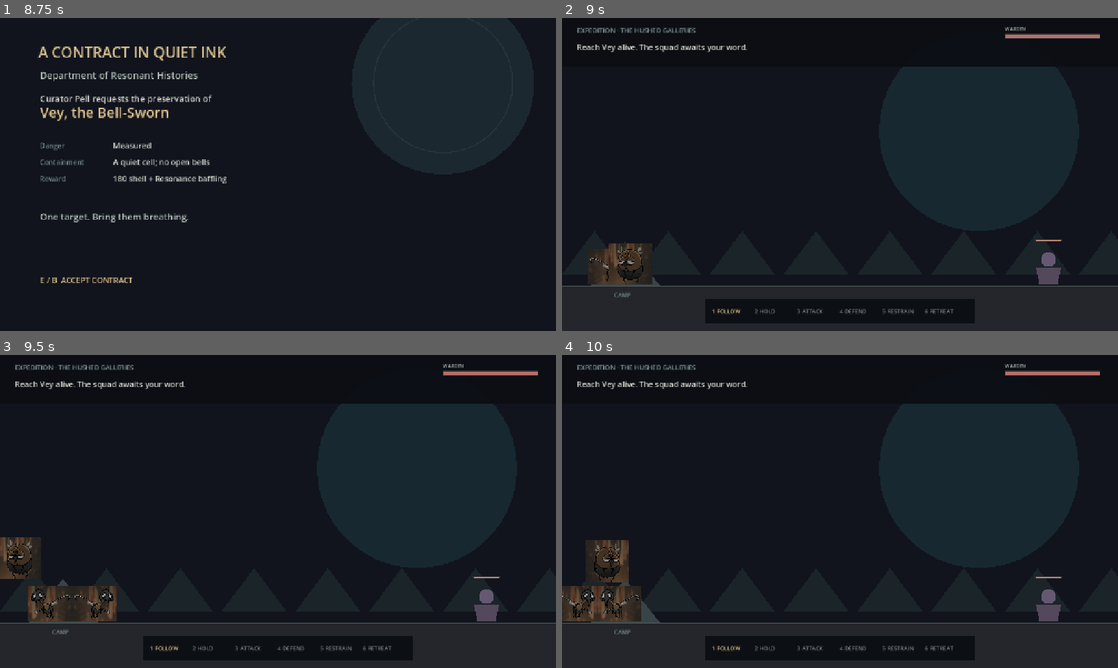
Above: before the commit, frames 1-4 (two rows, left to right).
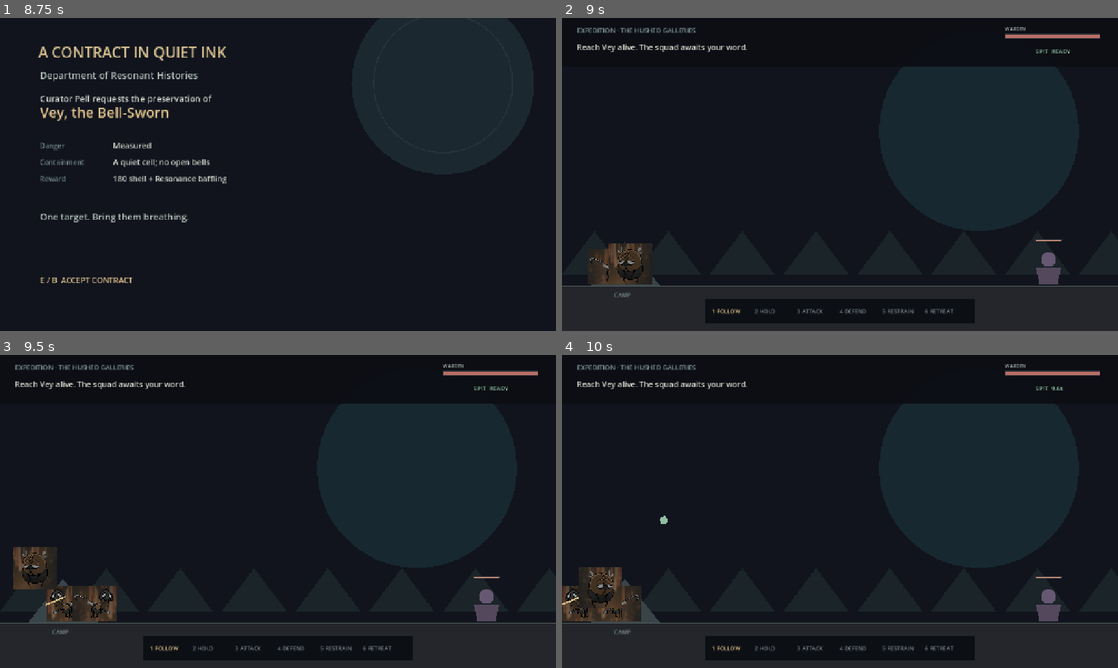
Above: after the commit, the same moments.

Repository: alexlenkoski/the-slab
Game: Godot game, scene res://scenes/main.tscn
Two runs of this game, one before a commit and one after it. Both use one fixed random seed, a clock stepped at 60 frames per second and the inputs below.
Inputs (mouse positions are in pixels of both pictures, inside the frame that each line leads up to):
- Up to frame 1 (8.75 s): tap Enter at 0.5, 2, 3.5 s; move the mouse to (400, 158) at 0.52 s; hold D (move_right) 0.53-1.28 s; tap J (attack) at 0.6, 2.3, 2.85, 4.55, 6.8 s; click (400, 158) at 0.67 s; tap Space (jump) at 0.77, 1.07, 1.25, 1.52, 1.55, 1.82, 2.1, 2.75, 3.02, 3.32, 3.77, 3.8, 4.07, 4.25, 4.52, 4.82, 6.02, 6.05, 6.32, 6.77, 7.07, 7.52, 7.82, 8.3 s; tap K (spit, bound only after the commit) at 0.8, 1.35, 3.05, 5.3, 7.55 s; move the mouse to (166, 190) at 1.27 s; hold A (move_left) 1.28-2.03 s; move the mouse to (333, 105) at 2.02 s; hold D (move_right) 2.03-3.53 s; move the mouse to (250, 237) at 2.77 s; click (250, 237) at 2.92 s; move the mouse to (444, 221) at 3.52 s; hold A (move_left) 3.53-5.78 s; tap 3 (command_attack) at 3.6 s; move the mouse to (111, 127) at 4.27 s; tap 4 (command_defend) at 4.35 s; move the mouse to (305, 174) at 5.02 s; tap 1 (command_follow) at 5.1 s; click (305, 174) at 5.17 s; move the mouse to (194, 96) at 5.77 s; hold D (move_right) 5.78-8.03 s; tap 2 (command_hold) at 5.85 s; move the mouse to (400, 158) at 6.52 s; tap 5 (command_restrain) at 6.6 s; move the mouse to (166, 190) at 7.27 s; tap 6 (command_retreat) at 7.35 s; click (166, 190) at 7.42 s; move the mouse to (333, 105) at 8.02 s; hold A (move_left) from 8.03 s (still down); tap Q (command_wheel) at 8.1 s
- Up to frame 2 (9 s): keep holding A (move_left); move the mouse to (812, 237) at 8.77 s; tap E (interact) at 8.85 s
- Up to frame 3 (9.5 s): keep holding A (move_left); tap Space (jump) at 9.02, 9.32 s; tap J (attack) at 9.05 s
- Up to frame 4 (10 s): move the mouse to (1006, 558) at 9.52 s; release A (move_left) at 9.53 s; hold D (move_right) from 9.53 s (still down); tap K (spit, bound only after the commit) at 9.6 s; click (1006, 558) at 9.67 s; tap Space (jump) at 9.77 s

Frame 1 is identical in both runs. In frame 2, less than 0.1% of the frame differs, in the area x 85-92%, y 10-12%; in frame 3, 1.7%, in the area x 0-92%, y 10-86%; in frame 4, 1.5%.

Commit message:
Implement Warden and needle guard combat

Diff:
--- a/scripts/game.gd
+++ b/scripts/game.gd
@@ -20,6 +20,19 @@
 const ESCORT_MINIMUM_LEAD := 55.0
 const VEY_ESCAPE_SPEED := 260.0
 const VEY_ESCAPE_EXIT_X := 1325.0
+const PUNCH_COOLDOWN := 0.5
+const PUNCH_MOVEMENT_LOCK := 0.16
+const PUNCH_RANGE := 105.0
+const PUNCH_DAMAGE := 16.0
+const SPIT_COOLDOWN := 10.0
+const SPIT_SPEED := Vector2(430.0, -310.0)
+const SPIT_GRAVITY := 900.0
+const SPIT_PUDDLE_LIFETIME := 6.0
+const SPIT_PUDDLE_RADIUS := 58.0
+const DIRECT_SPIT_STUN := 3.0
+const NEEDLE_DAMAGE := 14.0
+const NEEDLE_RANGE := 76.0
+const NEEDLE_COOLDOWN := 0.9
 
 enum Phase { BRIEFING, EXPEDITION, SLAB, OUTCOME }
 enum Order { FOLLOW, HOLD, ATTACK, DEFEND, RESTRAIN, RETREAT }
@@ -32,10 +45,15 @@
 var order_names := ["FOLLOW", "HOLD", "ATTACK", "DEFEND", "RESTRAIN", "RETREAT"]
 var order_flash := 0.0
 var attack_cooldown := 0.0
+var movement_lock := 0.0
+var spit_cooldown := 0.0
+var punch_flash := 0.0
 var invulnerable := 0.0
-
-var target := {"pos": Vector2(2050, GROUND_Y), "health": 100.0, "max_health": 100.0, "captured": false, "stun": 0.0}
-var scout := {"pos": Vector2(1120, GROUND_Y), "health": 48.0, "captured": false, "active": true, "stun": 0.0}
+var spit_projectiles: Array[Dictionary] = []
+var spit_puddles: Array[Dictionary] = []
+
+var target := {"pos": Vector2(2050, GROUND_Y), "health": 100.0, "max_health": 100.0, "captured": false, "stun": 0.0, "size": 2.0, "puddle_stun": 0.0}
+var scout := {"pos": Vector2(1120, GROUND_Y), "health": 48.0, "captured": false, "active": true, "stun": 0.0, "size": 1.0, "puddle_stun": 0.0}
 var capture_progress := 0.0
 var camp_progress := 0.0
 var expedition_message := "Reach Vey alive. The squad awaits your word."
@@ -81,6 +99,8 @@
 	_bind_button("jump", JOY_BUTTON_A)
 	_bind_key("attack", KEY_J)
 	_bind_button("attack", JOY_BUTTON_X)
+	_bind_key("spit", KEY_K)
+	_bind_button("spit", JOY_BUTTON_Y)
 	_bind_key("interact", KEY_E)
 	_bind_button("interact", JOY_BUTTON_B)
 	_bind_key("command_wheel", KEY_Q)
@@ -120,14 +140,17 @@
 
 func _reset_squad() -> void:
 	squad = [
-		{"pos": Vector2(115, GROUND_Y), "role": "WARD", "health": 70.0, "hold_x": 115.0, "facing": 1.0},
-		{"pos": Vector2(85, GROUND_Y), "role": "BINDER", "health": 65.0, "hold_x": 85.0, "facing": 1.0}
+		{"pos": Vector2(115, GROUND_Y), "role": "NEEDLE", "health": 70.0, "hold_x": 115.0, "facing": 1.0, "attack_cooldown": 0.0, "attack_flash": 0.0},
+		{"pos": Vector2(85, GROUND_Y), "role": "BINDER", "health": 65.0, "hold_x": 85.0, "facing": 1.0, "attack_cooldown": 0.0, "attack_flash": 0.0}
 	]
 
 
 func _process(delta: float) -> void:
 	elapsed += delta
 	attack_cooldown = maxf(0.0, attack_cooldown - delta)
+	movement_lock = maxf(0.0, movement_lock - delta)
+	spit_cooldown = maxf(0.0, spit_cooldown - delta)
+	punch_flash = maxf(0.0, punch_flash - delta)
 	invulnerable = maxf(0.0, invulnerable - delta)
 	order_flash = maxf(0.0, order_flash - delta)
 
@@ -175,10 +198,13 @@
 
 func _move_player(delta: float, left_bound: float, right_bound: float) -> void:
 	var axis := Input.get_axis("move_left", "move_right")
-	player.vel.x = move_toward(player.vel.x, axis * PLAYER_SPEED, 1700.0 * delta)
-	if absf(axis) > 0.1:
+	if movement_lock > 0.0:
+		player.vel.x = 0.0
+	else:
+		player.vel.x = move_toward(player.vel.x, axis * PLAYER_SPEED, 1700.0 * delta)
+	if movement_lock <= 0.0 and absf(axis) > 0.1:
 		player.facing = signf(axis)
-	if Input.is_action_just_pressed("jump") and player.pos.y >= GROUND_Y - 0.5:
+	if movement_lock <= 0.0 and Input.is_action_just_pressed("jump") and player.pos.y >= GROUND_Y - 0.5:
 		player.vel.y = -JUMP_SPEED
 	player.vel.y += GRAVITY * delta
 	player.pos += player.vel * delta
@@ -191,15 +217,18 @@
 func _update_expedition(delta: float) -> void:
 	_move_player(delta, 45.0, WORLD_END)
 	_read_orders()
+	_update_spit(delta, [target, scout])
 	_update_squad(delta)
 	_update_enemy(target, delta, true)
 	if scout.active:
 		_update_enemy(scout, delta, false)
 
 	if Input.is_action_just_pressed("attack") and attack_cooldown <= 0.0:
-		attack_cooldown = 0.32
-		_player_strike(target, 16.0)
-		if scout.active: _player_strike(scout, 19.0)
+		_start_punch()
+		_player_strike(target, PUNCH_DAMAGE)
+		if scout.active: _player_strike(scout, PUNCH_DAMAGE)
+	if Input.is_action_just_pressed("spit") and spit_cooldown <= 0.0:
+		_fire_spit()
 
 	if scout.active and scout.health <= 1.0 and player.pos.distance_to(scout.pos) < 90.0:
 		expedition_message = "The scout yields. Press E to take them into custody."
@@ -247,15 +276,80 @@
 
 
 func _player_strike(enemy: Dictionary, damage: float) -> void:
-	if enemy.captured or player.pos.distance_to(enemy.pos) > 105.0:
+	if enemy.captured or player.pos.distance_to(enemy.pos) > PUNCH_RANGE:
 		return
 	if signf(enemy.pos.x - player.pos.x) != player.facing and absf(enemy.pos.x - player.pos.x) > 28.0:
 		return
 	enemy.health = maxf(1.0, enemy.health - damage)
 	enemy.stun = 0.28
+	var knockback := 10.0 if float(enemy.get("size", 1.0)) > 1.0 else 22.0
+	enemy.pos.x += player.facing * knockback
 	# Contract targets are never killed by continued attacks.
 	if enemy == target and enemy.health <= 1.0:
 		expedition_message = "Vey is incapacitated. Further violence only burdens the journey."
+
+
+func _start_punch() -> void:
+	attack_cooldown = PUNCH_COOLDOWN
+	movement_lock = PUNCH_MOVEMENT_LOCK
+	punch_flash = PUNCH_MOVEMENT_LOCK
+	player.vel.x = 0.0
+	if player.pos.y < GROUND_Y - 0.5:
+		player.vel.y = maxf(player.vel.y, 480.0)
+
+
+func _fire_spit() -> void:
+	spit_cooldown = SPIT_COOLDOWN
+	movement_lock = PUNCH_MOVEMENT_LOCK
+	player.vel.x = 0.0
+	spit_projectiles.append({
+		"pos": player.pos + Vector2(player.facing * 28.0, -55.0),
+		"vel": Vector2(SPIT_SPEED.x * player.facing, SPIT_SPEED.y)
+	})
+
+
+func _update_spit(delta: float, enemies: Array = [target, scout]) -> void:
+	for index in range(spit_projectiles.size() - 1, -1, -1):
+		var projectile := spit_projectiles[index]
+		projectile.vel.y += SPIT_GRAVITY * delta
+		projectile.pos += projectile.vel * delta
+		var hit_enemy := false
+		for enemy in enemies:
+			if not bool(enemy.get("active", true)) or bool(enemy.get("captured", false)) or float(enemy.get("health", 0.0)) <= 0.0:
+				continue
+			var center: Vector2 = enemy.pos + Vector2(0.0, -34.0)
+			if projectile.pos.distance_to(center) <= 34.0:
+				enemy.stun = DIRECT_SPIT_STUN
+				enemy.puddle_stun = 0.0
+				hit_enemy = true
+				break
+		if hit_enemy:
+			spit_projectiles.remove_at(index)
+		elif projectile.pos.y >= GROUND_Y:
+			spit_puddles.append({"x": projectile.pos.x, "lifetime": SPIT_PUDDLE_LIFETIME})
+			spit_projectiles.remove_at(index)
+
+	for index in range(spit_puddles.size() - 1, -1, -1):
+		spit_puddles[index].lifetime -= delta
+		if spit_puddles[index].lifetime <= 0.0:
+			spit_puddles.remove_at(index)
+
+	for enemy in enemies:
+		if not bool(enemy.get("active", true)) or bool(enemy.get("captured", false)) or float(enemy.get("health", 0.0)) <= 0.0:
+			continue
+		var in_puddle := false
+		for puddle in spit_puddles:
+			if absf(enemy.pos.x - float(puddle.x)) <= SPIT_PUDDLE_RADIUS:
+				in_puddle = true
+				break
+		var stun_time := 1.8 if float(enemy.get("size", 1.0)) > 1.0 else 0.8
+		if in_puddle:
+			enemy.puddle_stun = minf(stun_time, float(enemy.puddle_stun) + delta)
+			if enemy.puddle_stun >= stun_time:
+				enemy.stun = DIRECT_SPIT_STUN
+				enemy.puddle_stun = 0.0
+		else:
+			enemy.puddle_stun = maxf(0.0, float(enemy.puddle_stun) - delta * 0.5)
 
 
 func _update_enemy(enemy: Dictionary, delta: float, is_target: bool) -> void:
@@ -283,6 +377,8 @@
 func _update_squad(delta: float) -> void:
 	for index in squad.size():
 		var member := squad[index]
+		member.attack_cooldown = maxf(0.0, float(member.attack_cooldown) - delta)
+		member.attack_flash = maxf(0.0, float(member.attack_flash) - delta)
 		if member.health <= 0.0:
 			continue
 		var destination: float = member.pos.x
@@ -307,9 +403,26 @@
 		if absf(destination - member.pos.x) > 0.5:
 			member.facing = signf(destination - member.pos.x)
 		member.pos.x = move_toward(member.pos.x, destination, 215.0 * delta)
-		if order == Order.ATTACK and absf(member.pos.x - target.pos.x) < 70.0 and target.health > 35.0:
-			target.health = maxf(1.0, target.health - 10.0 * delta)
-			target.stun = 0.08
+		if order == Order.ATTACK and member.role == "NEEDLE" and not target.captured:
+			member.facing = signf(target.pos.x - member.pos.x)
+			if absf(member.pos.x - target.pos.x) <= NEEDLE_RANGE and member.attack_cooldown <= 0.0:
+				_needle_guard_attack(member)
+
+
+func _needle_guard_attack(member: Dictionary) -> void:
+	member.attack_cooldown = NEEDLE_COOLDOWN
+	member.attack_flash = 0.18
+	# The swing is aimed at the commanded target but cleaves every enemy in its
+	# forward attack area. It deliberately applies no knockback.
+	for enemy in [target, scout]:
+		if enemy == scout and not scout.active:
+			continue
+		if enemy.captured:
+			continue
+		var offset: float = enemy.pos.x - member.pos.x
+		if absf(offset) <= NEEDLE_RANGE and (signf(offset) == member.facing or absf(offset) < 24.0):
+			enemy.health = maxf(1.0, float(enemy.health) - NEEDLE_DAMAGE)
+			enemy.stun = maxf(float(enemy.stun), 0.1)
 
 
 func _limit_prisoner_to_forward_guard(proposed_position: Vector2) -> Vector2:
@@ -340,11 +453,16 @@
 
 func _update_slab(delta: float) -> void:
 	_move_player(delta, 45.0, 1215.0)
+	_update_spit(delta, raiders)
 	if Input.is_action_just_pressed("attack") and attack_cooldown <= 0.0:
-		attack_cooldown = 0.32
+		_start_punch()
 		for raider in raiders:
-			if raider.health > 0.0 and player.pos.distance_to(raider.pos) < 105.0:
+			var offset: float = raider.pos.x - player.pos.x
+			if raider.health > 0.0 and player.pos.distance_to(raider.pos) < PUNCH_RANGE and (signf(offset) == player.facing or absf(offset) < 28.0):
 				raider.health -= 24.0
+				raider.pos.x += player.facing * 22.0
+	if Input.is_action_just_pressed("spit") and spit_cooldown <= 0.0:
+		_fire_spit()
 
 	if not emergency_started:
 		_update_slab_stations()
@@ -392,7 +510,7 @@
 	emergency_started = true
 	var count := 4 - (1 if scout.captured else 0)
 	for index in count:
-		raiders.append({"pos": Vector2(1160 + index * 36, GROUND_Y), "health": 42.0, "hit": 0.0})
+		raiders.append({"pos": Vector2(1160 + index * 36, GROUND_Y), "health": 42.0, "hit": 0.0, "stun": 0.0, "size": 1.0, "puddle_stun": 0.0})
 	slab_message = "The Mourning Choir breaches the east hall. Protect the living—and the prisoner."
 
 
@@ -406,6 +524,9 @@
 		if raider.health <= 0.0:
 			continue
 		living += 1
+		raider.stun = maxf(0.0, float(raider.stun) - delta)
+		if raider.stun > 0.0:
+			continue
 		raider.hit = maxf(0.0, raider.hit - delta)
 		var destination: float = player.pos.x
 		if cell_guards < 2:
@@ -525,11 +646,16 @@
 		draw_polygon(PackedVector2Array([Vector2(x-cam, GROUND_Y), Vector2(x+75-cam, GROUND_Y-height), Vector2(x+150-cam, GROUND_Y)]), PackedColorArray([Color("1b2429")]))
 	draw_rect(Rect2(0, GROUND_Y + 28, VIEW.x, 130), Color("24262b"))
 	draw_line(Vector2(0, GROUND_Y+27), Vector2(VIEW.x, GROUND_Y+27), Color("53605d"), 3)
+	for puddle in spit_puddles:
+		var puddle_pos := Vector2(float(puddle.x) - cam, GROUND_Y + 20.0)
+		draw_ellipse(puddle_pos, SPIT_PUDDLE_RADIUS, 10.0, Color(0.49, 0.68, 0.58, 0.68))
+	for projectile in spit_projectiles:
+		draw_circle(projectile.pos - Vector2(cam, 0.0), 9.0, Color("91bea3"))
 	_draw_camp(Vector2(145-cam, GROUND_Y))
 	if scout.active: _draw_enemy(scout.pos - Vector2(cam, 0), scout.health / 48.0, false)
 	_draw_enemy(target.pos - Vector2(cam, 0), target.health / target.max_health, true)
 	for member in squad:
-		_draw_squad_member(member.pos - Vector2(cam, 0), member.role, member.facing)
+		_draw_squad_member(member.pos - Vector2(cam, 0), member.role, member.facing, member.attack_flash)
 	_draw_warden(player.pos - Vector2(cam, 0))
 	_draw_hud("EXPEDITION · THE HUSHED GALLERIES", expedition_message)
 	_draw_order_bar()
@@ -544,6 +670,10 @@
 	for x in range(0, 1280, 128):
 		draw_line(Vector2(x, 145), Vector2(x, 620), Color("242d32"), 2)
 	draw_line(Vector2(0, 618), Vector2(1280, 618), Color("68706b"), 4)
+	for puddle in spit_puddles:
+		draw_ellipse(Vector2(float(puddle.x), GROUND_Y + 20.0), SPIT_PUDDLE_RADIUS, 10.0, Color(0.49, 0.68, 0.58, 0.68))
+	for projectile in spit_projectiles:
+		draw_circle(projectile.pos, 9.0, Color("91bea3"))
 	# Brood chamber, command desk, containment cell, and east gate.
 	draw_circle(Vector2(245, 480), 82, Color("4c3f3c"))
 	draw_circle(Vector2(245, 478), 54, Color("8c6c62"))
@@ -621,6 +751,9 @@
 	_text(location, Vector2(34, 34), 15, Color("83999b"))
 	_text(message, Vector2(34, 74), 18, Color("d2d5ca"))
 	_bar(Vector2(1020, 36), Vector2(220, 12), player.health / 100.0, Color("b96e68"), "WARDEN")
+	if phase == Phase.EXPEDITION or phase == Phase.SLAB:
+		var spit_status := "READY" if spit_cooldown <= 0.0 else "%.1fs" % spit_cooldown
+		_text("SPIT  %s" % spit_status, Vector2(1090, 82), 14, Color("91bea3"))
 
 
 func _draw_order_bar() -> void:
@@ -646,13 +779,16 @@
 			false
 		)
 		draw_set_transform(Vector2.ZERO)
+		if punch_flash > 0.0:
+			draw_line(pos + Vector2(player.facing * 16.0, -38.0), pos + Vector2(player.facing * 54.0, -38.0), Color("d8c190"), 7.0)
+			draw_circle(pos + Vector2(player.facing * 58.0, -38.0), 7.0, Color("d8c190"))
 		return
 	draw_circle(pos + Vector2(0, -36), 17, Color("c4d5cc"))
 	draw_polygon(PackedVector2Array([pos+Vector2(-20,-20), pos+Vector2(20,-20), pos+Vector2(27,22), pos+Vector2(-27,22)]), PackedColorArray([Color("526a70")]))
 	draw_line(pos+Vector2(player.facing*10,-20), pos+Vector2(player.facing*39,3), Color("d8c190"), 5)
 
 
-func _draw_squad_member(pos: Vector2, role: String, facing: float) -> void:
+func _draw_squad_member(pos: Vector2, role: String, facing: float, attack_flash: float = 0.0) -> void:
 	if guard_texture:
 		var texture_size := guard_texture.get_size()
 		var draw_width := GUARD_DRAW_HEIGHT * texture_size.x / texture_size.y
@@ -664,10 +800,16 @@
 			false
 		)
 		draw_set_transform(Vector2.ZERO)
+		if role == "NEEDLE":
+			draw_line(pos + Vector2(facing * 8.0, -34.0), pos + Vector2(facing * 54.0, -15.0), Color("d9bd83"), 4.0)
+			if attack_flash > 0.0:
+				draw_arc(pos + Vector2(facing * 18.0, -28.0), 58.0, -1.25 if facing > 0.0 else 1.9, 1.25 if facing > 0.0 else 4.4, 18, Color("e8d9ae"), 5.0)
 		return
 	draw_circle(pos + Vector2(0,-25), 12, Color("8ca4a0"))
 	draw_rect(Rect2(pos+Vector2(-14,-13), Vector2(28,35)), Color("405159"))
 	_text(role.substr(0,1), pos+Vector2(-5,5), 12, Color("d9bd83"))
+	if role == "NEEDLE":
+		draw_line(pos + Vector2(facing * 8.0, -28.0), pos + Vector2(facing * 50.0, -10.0), Color("d9bd83"), 4.0)
 
 
 func _draw_enemy(pos: Vector2, ratio: float, primary: bool, show_health: bool = true) -> void:
--- a/tests/smoke_test.gd
+++ b/tests/smoke_test.gd
@@ -20,7 +20,9 @@
 
 	_check(game.content.contract.target == "Vey, the Bell-Sworn", "content data did not load")
 	_check(InputMap.has_action("command_restrain"), "prototype inputs were not registered")
+	_check(InputMap.has_action("spit"), "spit input was not registered")
 	_check(game.squad.size() == 2, "prototype expedition should begin with two squad members")
+	_check(game.squad[0].role == "NEEDLE", "first squad member was not the needle guard")
 
 	game.target.captured = true
 	game.target.pos = Vector2(1000, game.GROUND_Y)
@@ -44,6 +46,33 @@
 	for hit in 20:
 		game._player_strike(game.target, 20.0)
 	_check(game.target.health == 1.0, "contract target was not protected from lethal damage")
+
+	game.player.pos = Vector2(500, game.GROUND_Y - 80.0)
+	game.player.vel = Vector2(100.0, -50.0)
+	game._start_punch()
+	_check(game.attack_cooldown == 0.5, "punch did not apply its prototype cooldown")
+	_check(game.player.vel.x == 0.0 and game.player.vel.y >= 480.0, "air punch did not stop forward movement and force a fall")
+
+	game.target.health = 100.0
+	game.scout.health = 48.0
+	game.scout.active = true
+	game.target.pos = Vector2(700, game.GROUND_Y)
+	game.scout.pos = Vector2(710, game.GROUND_Y)
+	game.squad[0].pos = Vector2(650, game.GROUND_Y)
+	game.squad[0].facing = 1.0
+	game._needle_guard_attack(game.squad[0])
+	_check(game.target.health == 86.0 and game.scout.health == 34.0, "needle swing did not cleave overlapping enemies")
+	_check(game.target.pos.x == 700.0 and game.scout.pos.x == 710.0, "needle swing incorrectly applied knockback")
+
+	game.spit_projectiles.clear()
+	game.player.pos = Vector2(500, game.GROUND_Y)
+	game.player.facing = 1.0
+	game._fire_spit()
+	_check(game.spit_cooldown == 10.0, "spit did not apply its prototype cooldown")
+	game.spit_projectiles[0].pos = game.target.pos + Vector2(0, -34)
+	game._update_spit(0.01, [game.target, game.scout])
+	_check(game.target.stun == 3.0, "direct spit hit did not stun for three seconds")
+	_check(game.spit_projectiles.is_empty() and game.spit_puddles.is_empty(), "direct spit hit was not consumed")
 
 	game.scout.captured = true
 	game.scout.active = false
Not shown, changed: README.md
Not shown, added: TODO.md
Not shown, added: TODO.md.save
